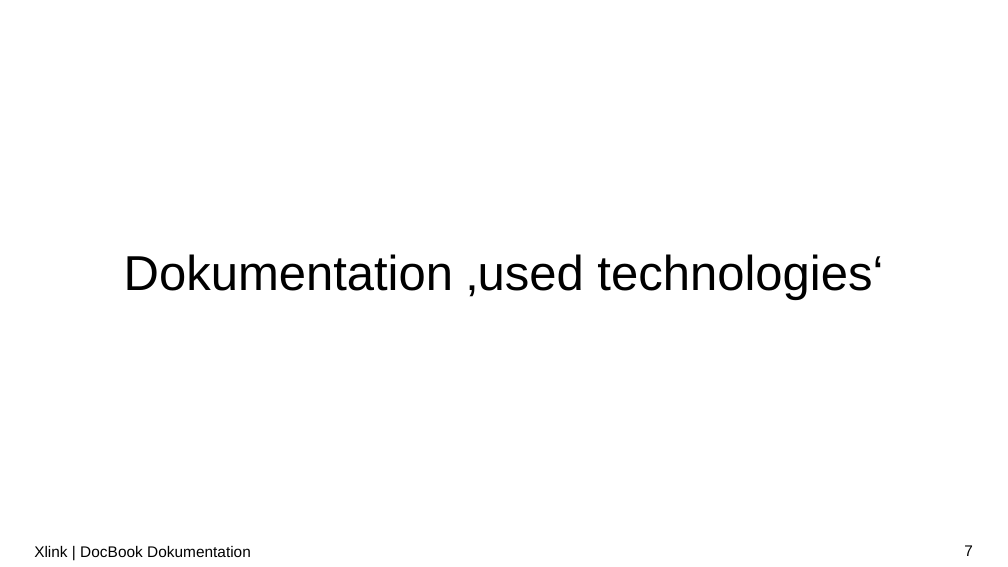
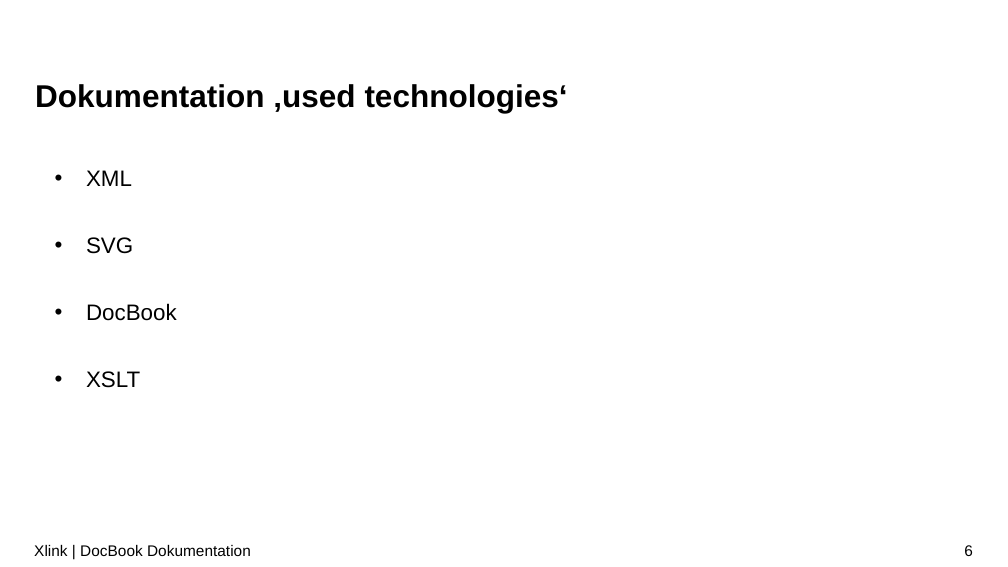
Before and after one commit to LorenzoBrazzi-zz/XML_Praktikum, a slide deck: slide 6 of Präsentationen/PP_notenbonus.pptx (slide 7 before the commit). Drawn at 1008x567 pixels with LibreOffice and Linux fonts; fonts in the diff are those of the drawing; background and template pictures are left out. Boxes give left, top, right and bottom in pixels: in the first picture for what was removed or moved away, otherwise in the second. Text is boxed around its words. In the diff, an @@ line names an element or a change of style, - is before the commit and + after.

```diff
--- a/Präsentationen/PP_notenbonus.pptx
+++ b/Präsentationen/PP_notenbonus.pptx
@@ title "Dokumentation ‚used technologies‘": place and size @@
-title "Dokumentation ‚used technologies‘" at box(124, 254, 883, 300)
+title "Dokumentation ‚used technologies‘" at box(35, 84, 568, 113)
@@ title "Dokumentation ‚used technologies‘" at box(35, 84, 568, 113): size 35 to 22.5 pt, bold on; alignment centre to left; line spacing 24pt to 1.5 @@
@@ text added at box(86, 170, 177, 388), 16 pt, text #000000 @@
+  • XML
+  • SVG
+  • DocBook
+  • XSLT
@@ page number at box(964, 545, 973, 556): text changed @@
-7
+6
```
Also in this commit, not shown: 6 other slides changed, 1 slide added, 5 slides removed, 8 other files.
